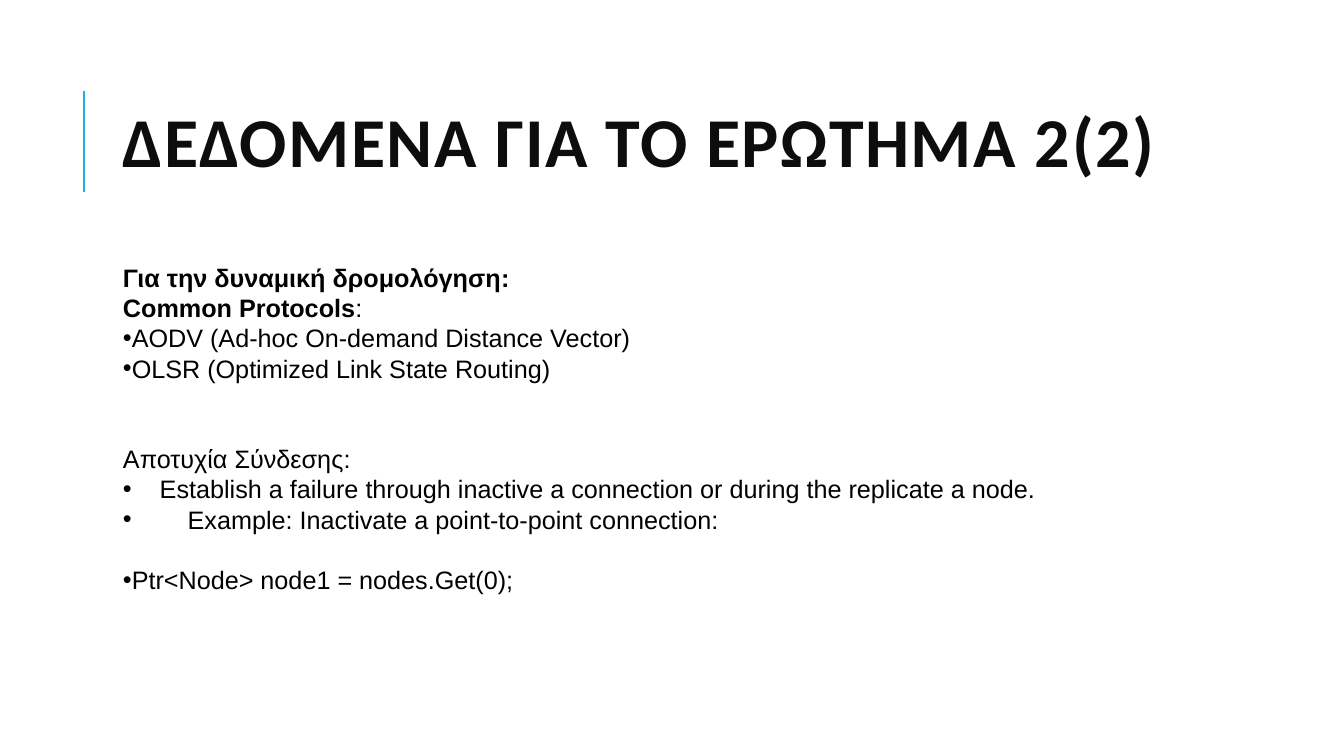
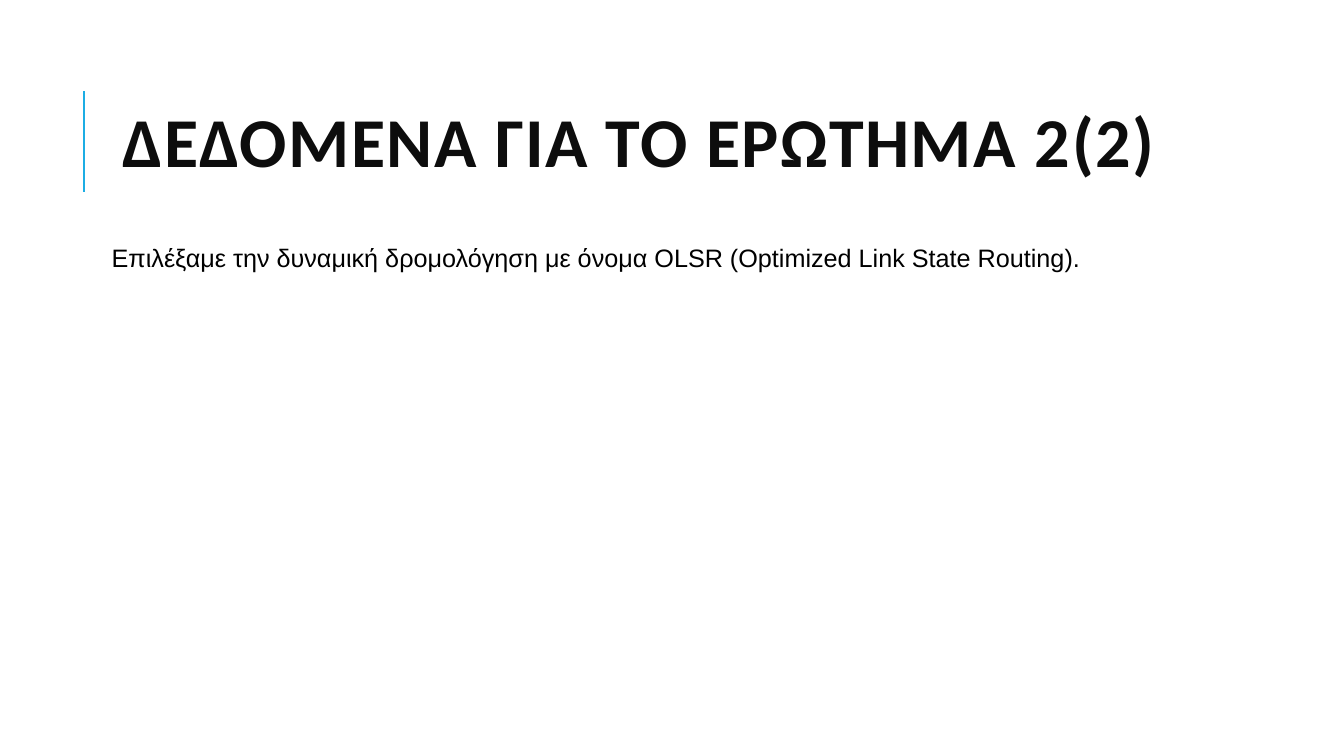
Before and after one commit to grgmyl/Ns3Project, a slide deck: slide 10 of Presentations/Ns-3_presentation_F.pptx. Drawn at 1344x756 pixels with LibreOffice and Linux fonts; fonts in the diff are those of the drawing. Boxes give left, top, right and bottom in pixels: in the first picture for what was removed or moved away, otherwise in the second. Text is boxed around its words. In the diff, an @@ line names an element or a change of style, - is before the commit and + after.

```diff
--- a/Presentations/Ns-3_presentation_F.pptx
+++ b/Presentations/Ns-3_presentation_F.pptx
@@ text at <box>112,248,1080,272</box>: text changed @@
-Για την δυναμική δρομολόγηση:
-Common Protocols:
-• AODV (Ad-hoc On-demand Distance Vector)
-• OLSR (Optimized Link State Routing)
-Αποτυχία Σύνδεσης:
-• Establish a failure through inactive a connection or during the replicate a node.
-• Example: Inactivate a point-to-point connection:
-• Ptr<Node> node1 = nodes.Get(0);
+Επιλέξαμε την δυναμική δρομολόγηση με όνομα OLSR (Optimized Link State Routing).
```
Also in this commit, not shown: 5 other slides changed.
